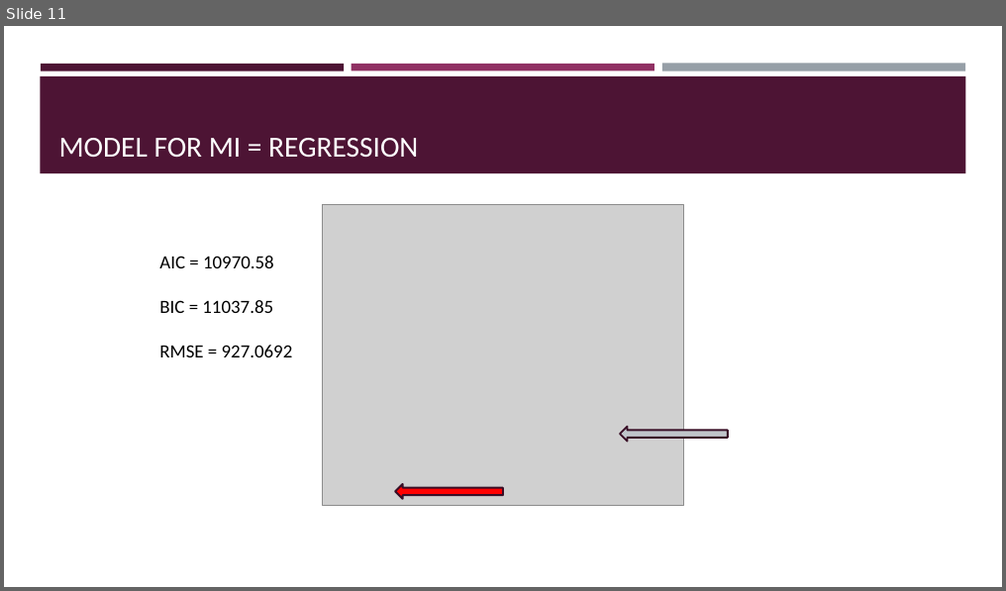
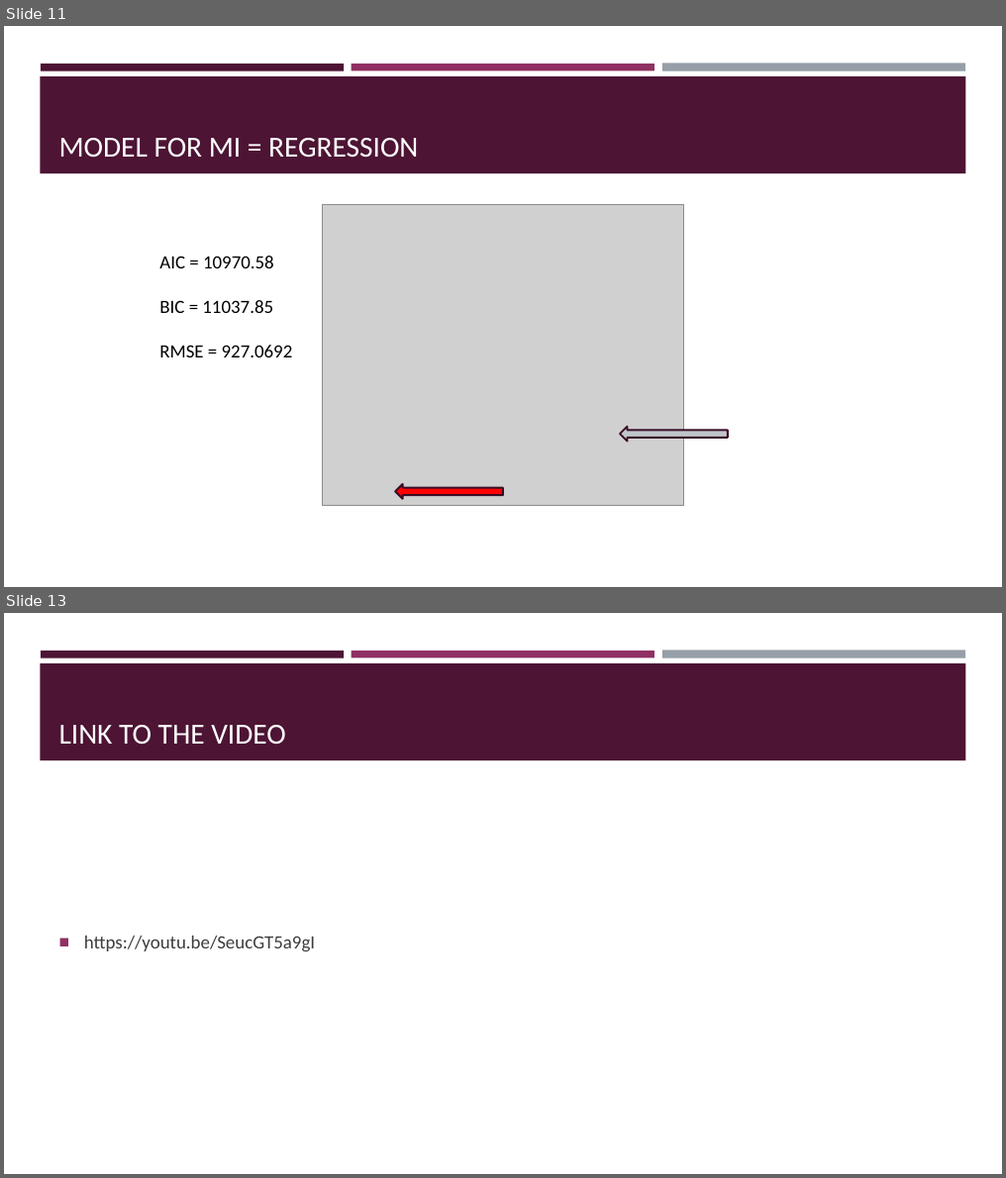
Before and after one commit to savorgnan5/CaseStudy2DDS-, a slide deck: Case_Study_2_Savorgnan.pptx. Shown one above the other, each under a label of ours: slide 11 before the commit, slides 11 and 13 after it; the slides between them are not shown. The pictures are 1006x591 and 1006x1178 pixels, drawn with LibreOffice and Linux fonts; fonts in the diff are those of the drawing; grey boxes stand for pictures. Boxes give left, top, right and bottom in pixels: in the first picture for what was removed or moved away, otherwise in the second. Text is boxed around its words. In the diff, an @@ line names an element or a change of style, - is before the commit and + after.

```diff
--- a/Case_Study_2_Savorgnan.pptx
+++ b/Case_Study_2_Savorgnan.pptx
@@ slide 13 added at [4, 613, 1002, 1174], background #FFFFFF; not listed: 4 template elements that a slide beside it also shows @@
@@ title added at [59, 725, 285, 744], 28 pt, text #FFFFFF @@
+LINK TO THE VIDEO
@@ text added at [84, 936, 315, 952], 18 pt, text #3D3D3D @@
+■ https://youtu.be/SeucGT5a9gI
```
Also in this commit, not shown: 1 slide changed, 1 other file.
